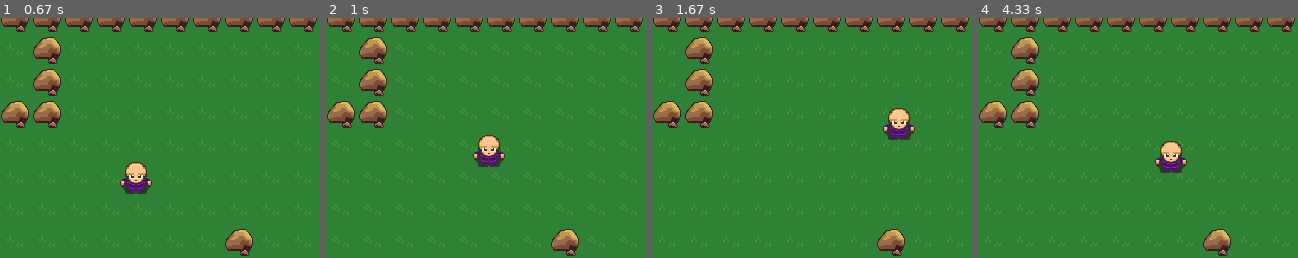
Above: before the commit, frames 1-4 (left to right).
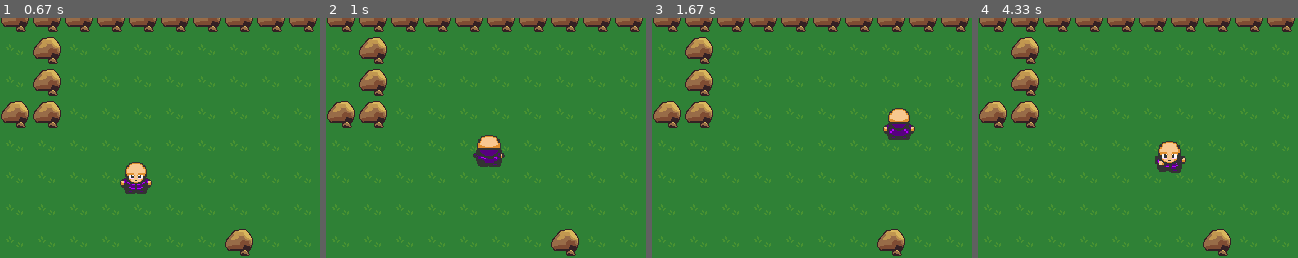
Above: after the commit, the same moments.

Repository: Sekaia/rpg_pygame
Game: pygame game, started from main.py
The game is run twice, just before and just after one commit, with the same random seed, the same clock (stepped at 60 frames per second) and the same inputs.
Inputs:
- Up to frame 1 (0.67 s): hold Right from 0.33 s (still down)
- Up to frame 2 (1 s): release Right at 0.8 s; hold Up from 0.83 s (still down)
- Up to frame 3 (1.67 s): release Up at 1.13 s; hold Right 1.17-1.63 s
- Up to frame 4 (4.33 s): hold Left 1.67-2.2 s; hold Down 2.23-2.53 s; hold Left 2.57-2.97 s; hold Up 3-3.37 s; hold Right 3.4-4.03 s; hold Down from 4.07 s (still down)
The pictures show only the part of the screen within x 35-85%, y 3-53%; the shares and areas given below are measured in that part.

Frame 1 is identical in both runs. In frame 2, 0.4% of the frame differs, in the area x 45-56%, y 49-63%; in frame 3, 0.2%; in frame 4, 0.5%, in the area x 55-66%, y 51-65%.

Commit message:
Added player up and player down animations

Diff:
--- a/sprites.py
+++ b/sprites.py
@@ -32,12 +32,48 @@
         self.y_change = 0
 
         self.facing = 'down'
+        self.animation_loop = 1
 
         self.image = self.game.character_spritesheet.get_sprite(3, 2, self.width, self.height)
 
         self.rect = self.image.get_rect()
         self.rect.x = self.x
         self.rect.y = self.y
+
+    def animate(self):
+        down_animations = [self.game.character_spritesheet.get_sprite(3, 2, self.width, self.height),
+                           self.game.character_spritesheet.get_sprite(35, 2, self.width, self.height),
+                           self.game.character_spritesheet.get_sprite(68, 2, self.width, self.height)]
+
+        up_animations = [self.game.character_spritesheet.get_sprite(3, 34, self.width, self.height),
+                         self.game.character_spritesheet.get_sprite(35, 34, self.width, self.height),
+                         self.game.character_spritesheet.get_sprite(68, 34, self.width, self.height)]
+
+        left_animations = [self.game.character_spritesheet.get_sprite(3, 98, self.width, self.height),
+                           self.game.character_spritesheet.get_sprite(35, 98, self.width, self.height),
+                           self.game.character_spritesheet.get_sprite(68, 98, self.width, self.height)]
+
+        right_animations = [self.game.character_spritesheet.get_sprite(3, 66, self.width, self.height),
+                            self.game.character_spritesheet.get_sprite(35, 66, self.width, self.height),
+                            self.game.character_spritesheet.get_sprite(68, 66, self.width, self.height)]
+
+        if self.facing == "down":
+            if self.y_change == 0:
+                self.image = self.game.character_spritesheet.get_sprite(3, 2, self.width, self.height)
+            else:
+                self.image = down_animations[math.floor(self.animation_loop)]
+                self.animation_loop += 0.1
+                if self.animation_loop >= 3:
+                    self.animation_loop = 1
+
+        if self.facing == "up":
+            if self.y_change == 0:
+                self.image = self.game.character_spritesheet.get_sprite(3, 34, self.width, self.height)
+            else:
+                self.image = up_animations[math.floor(self.animation_loop)]
+                self.animation_loop += 0.1
+                if self.animation_loop >= 3:
+                    self.animation_loop = 1
 
     def collide_blocks(self, direction):
         if direction == "x":
@@ -58,6 +94,7 @@
 
     def update(self):
         self.movement()
+        self.animate()
 
         self.rect.x += self.x_change
         self.collide_blocks('x')
